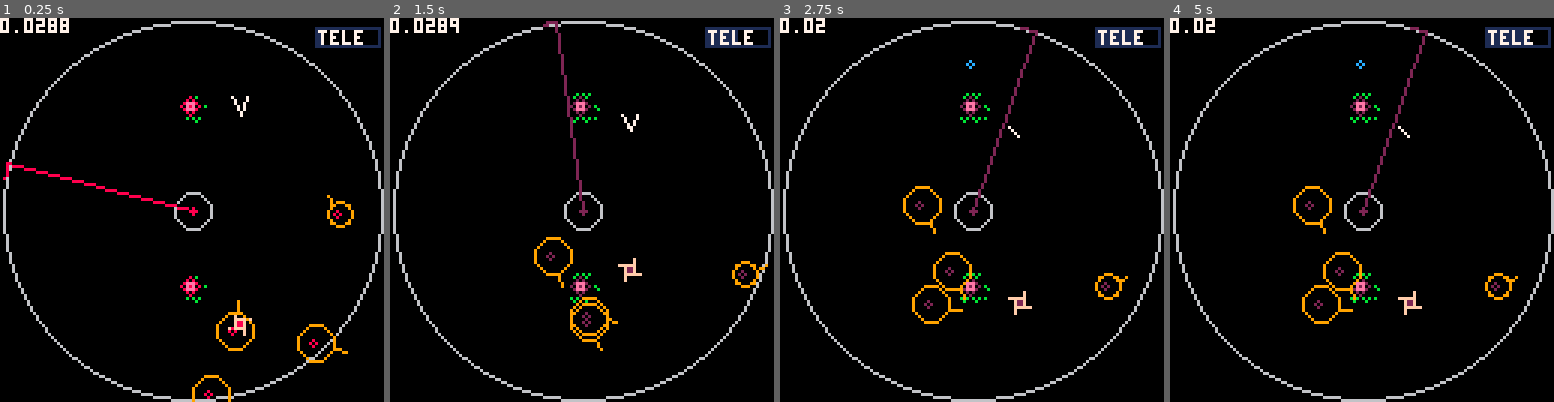
Above: before the commit, frames 1-4 (left to right).
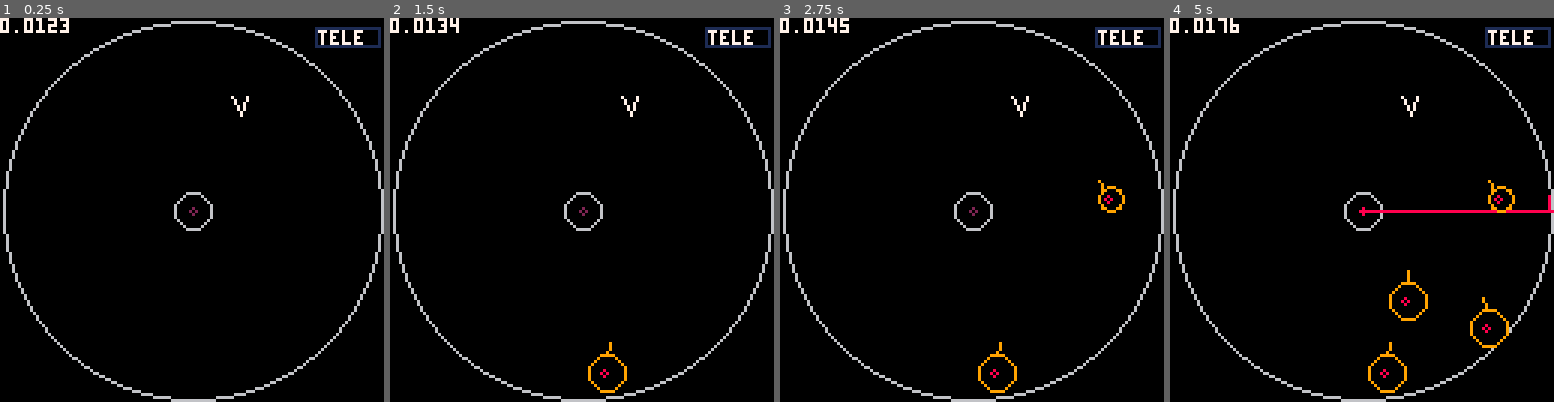
Above: after the commit, the same moments.

Repository: caseylabrack/laser
Game: PICO-8 cartridge laser.p8
Two runs of this game, one before a commit and one after it. Both use one fixed random seed, a clock stepped at 60 frames per second and the inputs below.
Inputs:
- Up to frame 1 (0.25 s): no input
- Up to frame 2 (1.5 s): tap X (X key) at 0.33, 1.07 s; tap O (Z key) at 0.7 s
- Up to frame 3 (2.75 s): hold Right 1.6-2.1 s; tap O (Z key) at 1.7, 2.1, 2.5 s; tap X (X key) at 1.85 s; hold Up 2.15-2.42 s; hold Right from 2.47 s (still down)
- Up to frame 4 (5 s): tap O (Z key) every 0.4 s from 2.9 to 4.9 s; tap X (X key) at 2.97, 4.08 s; release Right at 3.03 s; hold Left 3.08-3.58 s; hold Down 3.63-3.97 s; hold Right 4.02-4.68 s; hold Up from 4.73 s (still down)

The runs differ from the first frame. In frame 1, 1.8% of the frame differs, in the area x 0-93%, y 0-100%; in frame 2, 2.4%; in frame 3, 2.8%; in frame 4, 3.7%, in the area x 9-100%, y 0-98%.

Commit message:
progress on animated levels change

Diff:
--- a/laser.p8
+++ b/laser.p8
@@ -4,11 +4,9 @@
 -- lasers
 -- casey labrack
 -- todo:
---  many bullets?
---  bullet damage tweak?
---  bigger bullet
 --  single spawn func (async)
 --  lives,level restarts
+--  mulligan?
 
 p = {x=80,y=30,dx=0,dy=0,
 					a=.75,t=.25,rt=.05,r=3,
@@ -27,7 +25,7 @@
 outer = {x=64,y=64,r=63}
 maxrspeed=2
 minrspeed=.5
-lvl=9
+lvl=1
 lives=8
 passes={}
 log = ""
@@ -38,15 +36,46 @@
 transitioning=false
 scoreboxes={{0,0},{7,0},{14,0},{21,0}}
 fmaxsizes={10,8,6,4}
+game={state="setup",countdown=30,unit=1}
+procession={[1]="roids",[2]="lasers",[3]="shileds"}
 
 function _init()
-lvls[lvl]()
+--lvls[lvl]()
+game.state="setup"
 --	local a=cocreate(lvls2[lvl])
 --	add(as,a)
 end
 
 function _update()
 tick+=1
+
+if game.state=="setup" then
+	game.countdown-=1
+	if game.countdown<=0 then
+		if game.unit==1 then --roids
+			spawnroid()
+			if #rs==lvls3[lvl].roids then game.unit+=1 end
+		elseif game.unit==2 then --laser
+		 add(lz,{a=0,x=64+cos(a)*63,y=64+sin(a)*63,speed=.005})
+		 if #lz==lvls3[lvl].lasers then game.unit+=1 end
+		elseif game.unit==3 then --safezone
+			if lvls3[lvl].shield then safezone() end
+			game.unit+=1
+		elseif game.unit==4 then --bomb
+			if lvls3[lvl].bomb then spawnbomb() end
+			game.unit+=1
+		elseif game.unit==5 then --flower
+			local root=spawnflower()
+			local a=1/#fs
+			root.x=64+cos(a)*20	root.y=64+sin(a)*20
+			if #fs==lvls3[lvl].flowers then game.unit+=1 end
+		else -- done
+			game.state="running"
+		end
+		game.countdown=30
+	end
+	return
+end
 
 --	player move
 p.charge+=1
@@ -623,10 +652,12 @@
 	return sqrt((t1.x-t2.x) * (t1.x-t2.x)+(t1.y-t2.y)*(t1.y-t2.y))
 end
 
+--circle/circle intersection
 function touching(a,b)
 	return distt(a,b)<a.r+b.r
 end
 
+--what array elements satisfy predicate function
 function filter(f,t)
 	local r={}
 	for _,v in ipairs(t) do
@@ -635,9 +666,10 @@
 	return r
 end
 
+--do all array elements satisfy predicate function
 function allt(f,t)
 	for _,v in ipairs(t) do
-		if (f(v)==false) return false
+		if not f(v) then return false end
 	end
 	return true
 end
@@ -668,6 +700,9 @@
 	transitioning=false
 	return
 end
+
+lvls3={}
+lvls3[1]={roids=4,lasers=1,flowers=3,shield=true,bomb=true}
 
 lvls2={}
 lvls2[1]=function()
Not shown, changed: the sound effects (__sfx__) section of laser.p8
